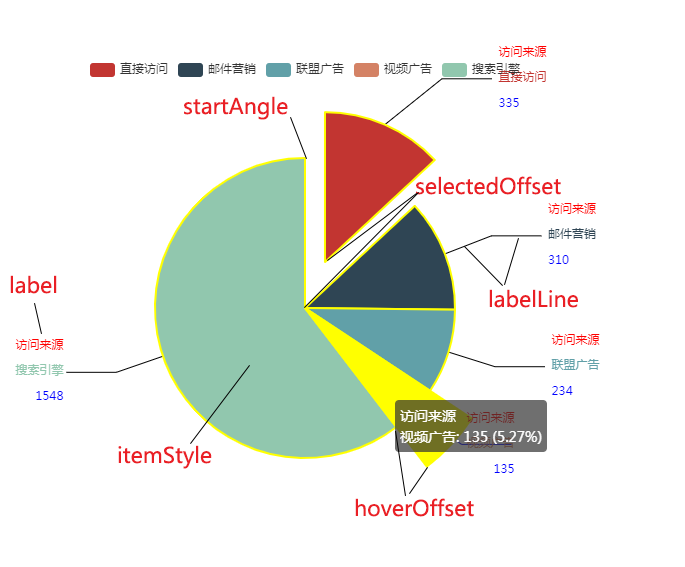
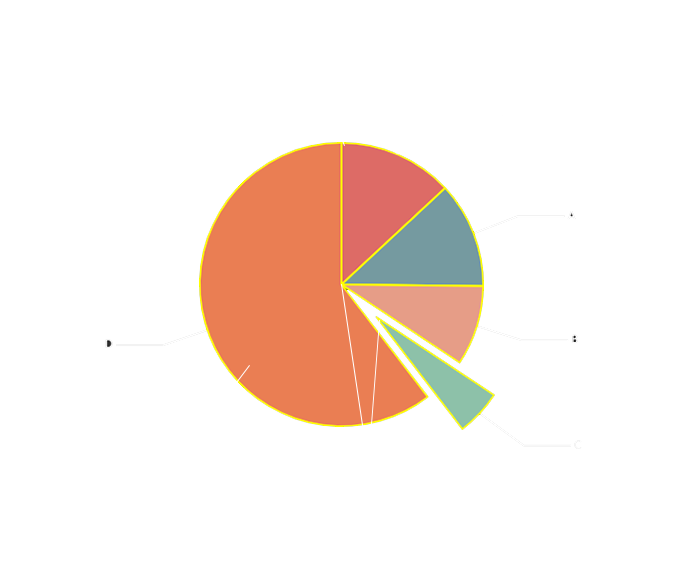
Comparing the layer stacks of the two 685 × 567 images. Changes:
painted on "形状 1" over [290, 111, 345, 159]
painted on "startAngle" over [184, 64, 346, 120]
painted on "形状 9" over [190, 365, 250, 444]
painted on "itemStyle" over [118, 445, 212, 469]
painted on "形状 2" over [34, 303, 64, 344]
painted on "label" over [10, 275, 57, 294]
painted on "形状 8" over [504, 218, 542, 285]
painted on "形状 7" over [464, 226, 527, 286]
painted on "labelLine" over [489, 266, 578, 308]
painted on "形状 4" over [304, 192, 419, 479]
painted on "形状 3" over [327, 193, 417, 477]
painted on "selectedOffset" over [345, 176, 561, 496]
removed layer "形状 6" over [395, 431, 406, 496]
removed layer "形状 5" over [409, 467, 428, 494]
removed layer "hoverOffset" over [355, 498, 474, 517]
removed layer "图层 0" over [10, 46, 600, 517]
added layer "echarts (4)" above "图层 1" over [105, 115, 582, 449]
